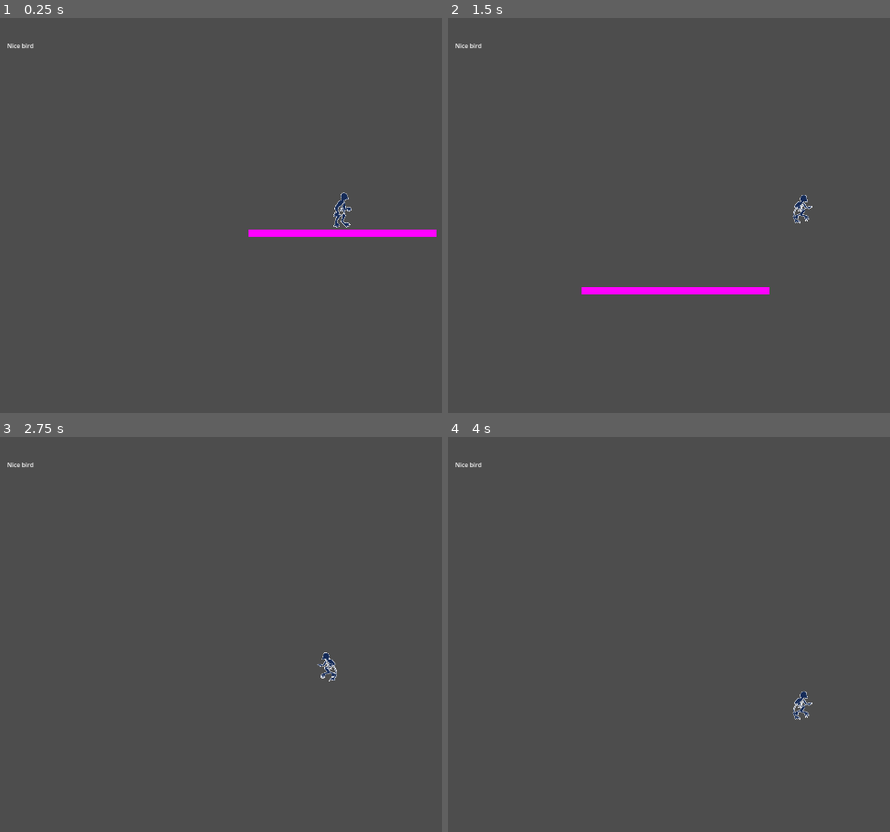
Above: before the commit, frames 1-4 (two rows, left to right).
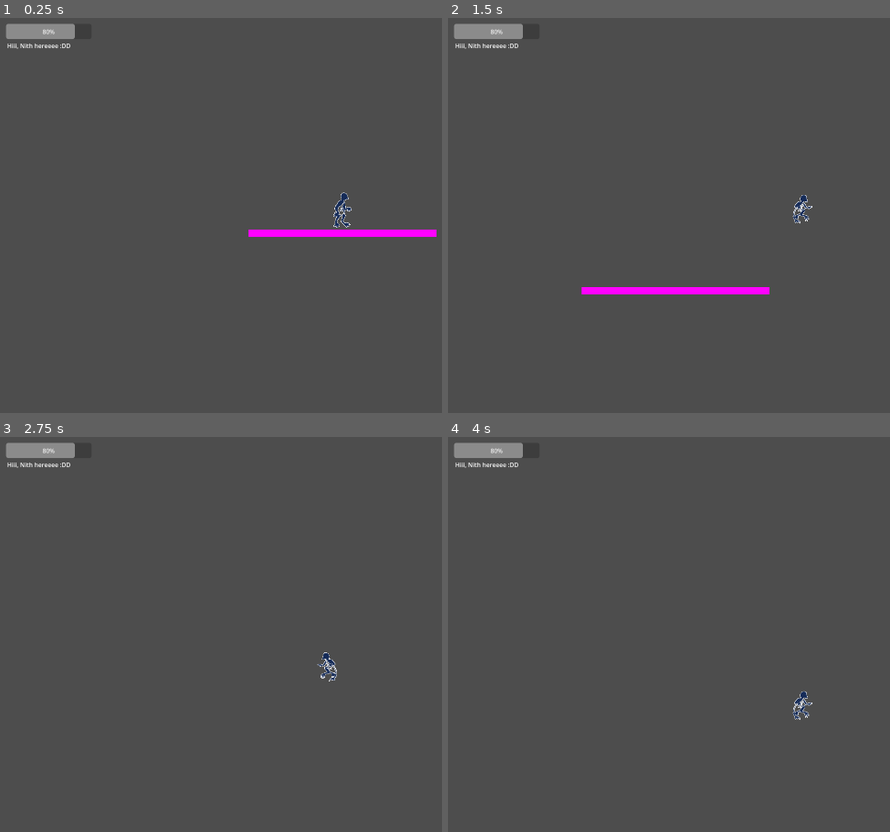
Above: after the commit, the same moments.

Repository: M4przybysz/Kamen-z-serca
Game: Godot game, scene res://src/main/main.tscn
Two runs of this game, one before a commit and one after it. Both use one fixed random seed, a clock stepped at 60 frames per second and the inputs below.
Inputs:
- Up to frame 1 (0.25 s): no input
- Up to frame 2 (1.5 s): tap Enter at 0.5 s; hold D (move_right) from 0.53 s (still down); tap Space (jump) at 0.77 s
- Up to frame 3 (2.75 s): tap Space (jump) at 1.52 s; release D (move_right) at 2.03 s; hold A (move_left) from 2.03 s (still down)
- Up to frame 4 (4 s): release A (move_left) at 2.78 s; hold D (move_right) from 2.78 s (still down); tap Space (jump) at 3.02, 3.77 s

The runs differ from the first frame. In frame 1, 0.7% of the frame differs, in the area x 1-17%, y 1-8%; in frame 2, 0.7%; in frame 3, 0.7%; in frame 4, 0.7%.

Commit message:
Random bits and bobs abt health thingy
Will do more but i'm too tired rn, sorrz :(

We have functions that will work as recieving damage so all that is needed is some kind of enemy, i think it should work

Diff:
--- /dev/null
+++ b/la_creatura_game/src/ui/health_interface.gd
@@ -0,0 +1,19 @@
+extends ProgressBar
+
+@onready var hp = $"."
+
+signal hp_changed
+signal died
+
+func take_damage(dmg):
+	set_hp(hp - dmg)
+
+func set_hp (new_hp):
+	emit_signal("hp_changed", new_hp)
+	hp=new_hp
+	if hp<=0:
+		die()
+
+func die():
+	emit_signal("died")
+	queue_free()
--- /dev/null
+++ b/la_creatura_game/src/ui/health_interface.tscn
@@ -0,0 +1,50 @@
+[gd_scene load_steps=2 format=3 uid="uid://bubol4my2hwqv"]
+
+[ext_resource type="Script" path="res://src/ui/health_interface.gd" id="1_vck88"]
+
+[node name="Health_Points_interface" type="ProgressBar"]
+anchors_preset = -1
+anchor_left = 0.0104167
+anchor_top = 0.0185185
+anchor_right = 0.127604
+anchor_bottom = 0.0555556
+offset_right = -1.52588e-05
+max_value = 5.0
+step = 1.0
+value = 4.0
+script = ExtResource("1_vck88")
+metadata/_edit_use_anchors_ = true
+
+[node name="1pt" type="ColorRect" parent="."]
+visible = false
+layout_mode = 0
+offset_right = 40.0
+offset_bottom = 40.0
+
+[node name="2pt" type="ColorRect" parent="."]
+visible = false
+layout_mode = 0
+offset_left = 48.0
+offset_right = 88.0
+offset_bottom = 40.0
+
+[node name="3pt" type="ColorRect" parent="."]
+visible = false
+layout_mode = 0
+offset_left = 94.0
+offset_right = 134.0
+offset_bottom = 40.0
+
+[node name="4pt" type="ColorRect" parent="."]
+visible = false
+layout_mode = 0
+offset_left = 140.0
+offset_right = 180.0
+offset_bottom = 40.0
+
+[node name="5pt" type="ColorRect" parent="."]
+visible = false
+layout_mode = 0
+offset_left = 186.0
+offset_right = 226.0
+offset_bottom = 40.0
--- a/la_creatura_game/src/ui/ui.tscn
+++ b/la_creatura_game/src/ui/ui.tscn
@@ -1,4 +1,6 @@
-[gd_scene format=3 uid="uid://c4ffy2ihhl0s2"]
+[gd_scene load_steps=2 format=3 uid="uid://c4ffy2ihhl0s2"]
+
+[ext_resource type="PackedScene" uid="uid://bubol4my2hwqv" path="res://src/ui/health_interface.tscn" id="1_xrukv"]
 
 [node name="UI" type="Control"]
 layout_mode = 3
@@ -14,4 +16,16 @@
 offset_top = 100.0
 offset_right = 149.0
 offset_bottom = 123.0
-text = "Nice bird"
+text = "Hiii, Nith hereeee :DD"
+
+[node name="Health_Points_interface2" parent="." instance=ExtResource("1_xrukv")]
+layout_mode = 0
+anchors_preset = 0
+anchor_left = 0.0
+anchor_top = 0.0
+anchor_right = 0.0
+anchor_bottom = 0.0
+offset_left = 76.0
+offset_top = 54.0
+offset_right = 301.0
+offset_bottom = 94.0
Not shown, added: la_creatura_game/src/ui/hea3733.tmp
